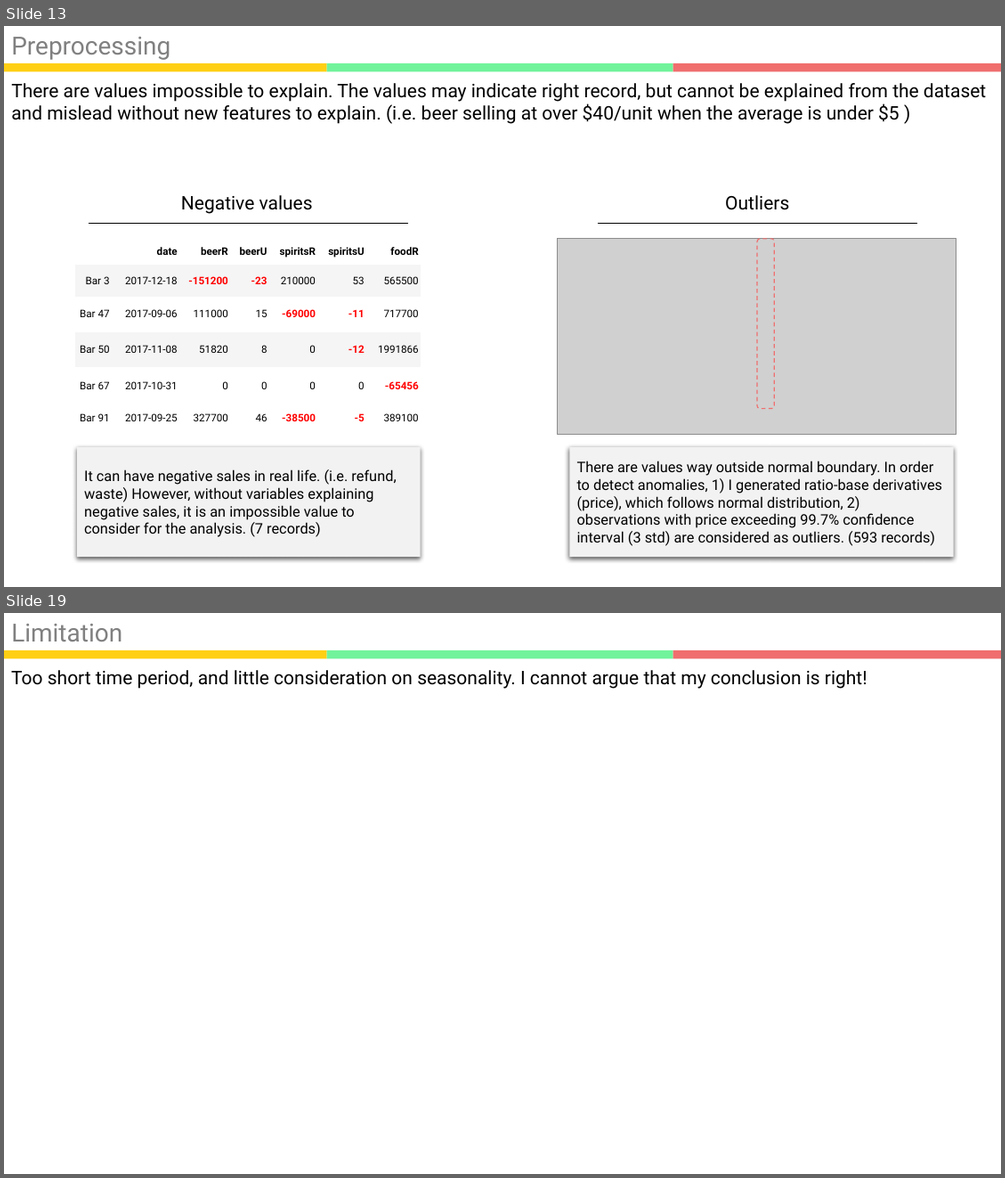
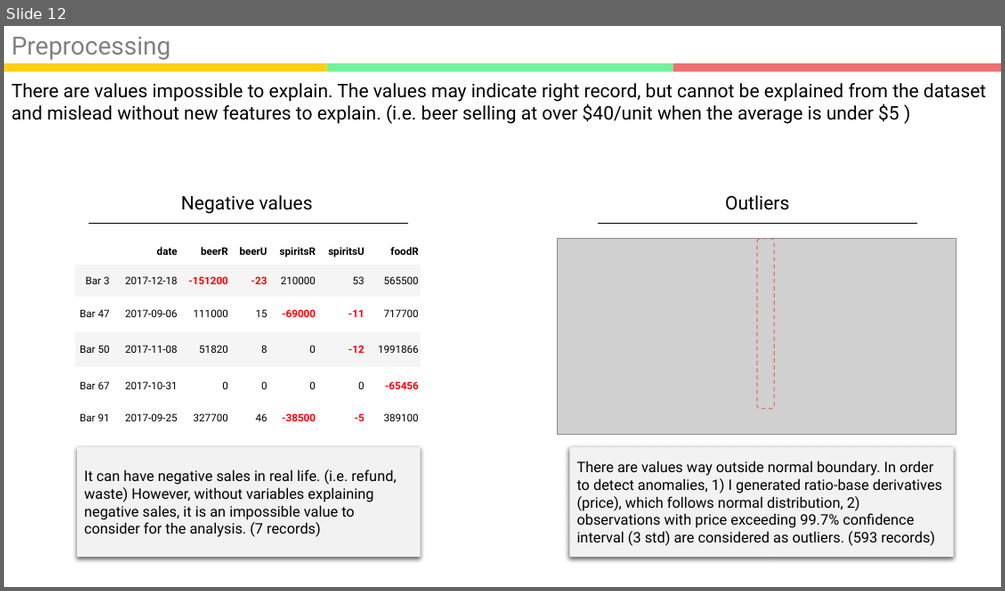
Before and after one commit to kookoowaa/Projects, a slide deck: WB project/Analysis Report.pptx. Shown one above the other, each under a label of ours: slides 13 and 19 before the commit, slide 12 after it; the slides between them are not shown. The pictures are 1005x1178 and 1005x591 pixels, drawn with LibreOffice and Linux fonts; fonts in the diff are those of the drawing; grey boxes stand for pictures. Boxes give left, top, right and bottom in pixels: in the first picture for what was removed or moved away, otherwise in the second. Text is boxed around its words. In the diff, an @@ line names an element or a change of style, - is before the commit and + after.

```diff
--- a/WB project/Analysis Report.pptx
+++ b/WB project/Analysis Report.pptx
@@ slide 19 removed at [4, 613, 1001, 1174], background #FFFFFF; not listed: 3 template elements that a slide beside it also shows @@
@@ text removed at [11, 624, 122, 641] @@
-Limitation
@@ text removed at [11, 670, 867, 689] @@
-Too short time period, and little consideration on seasonality. I cannot argue that my conclusion is right!
@@ what was slide 13 is now slide 12 @@
```
Also in this commit, not shown: 9 slides changed, 6 slides added, 5 other slides removed, 6 other files.
